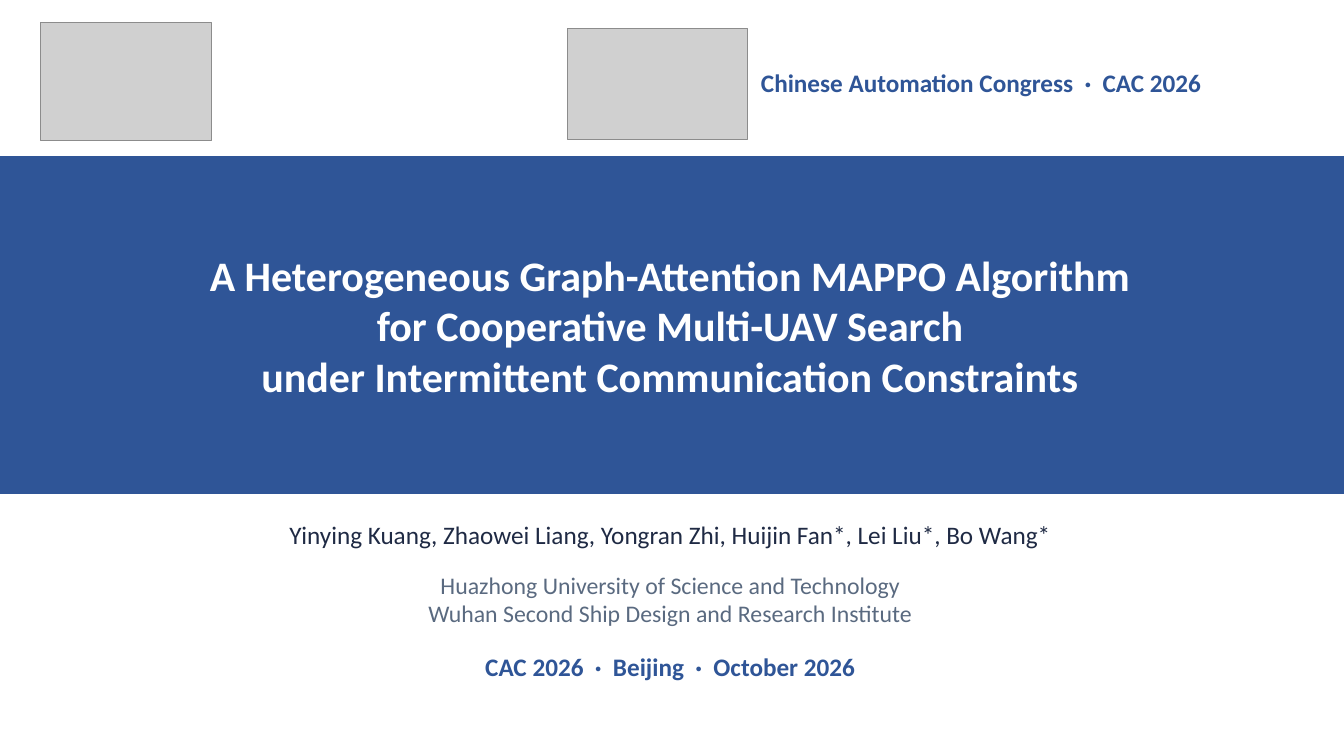
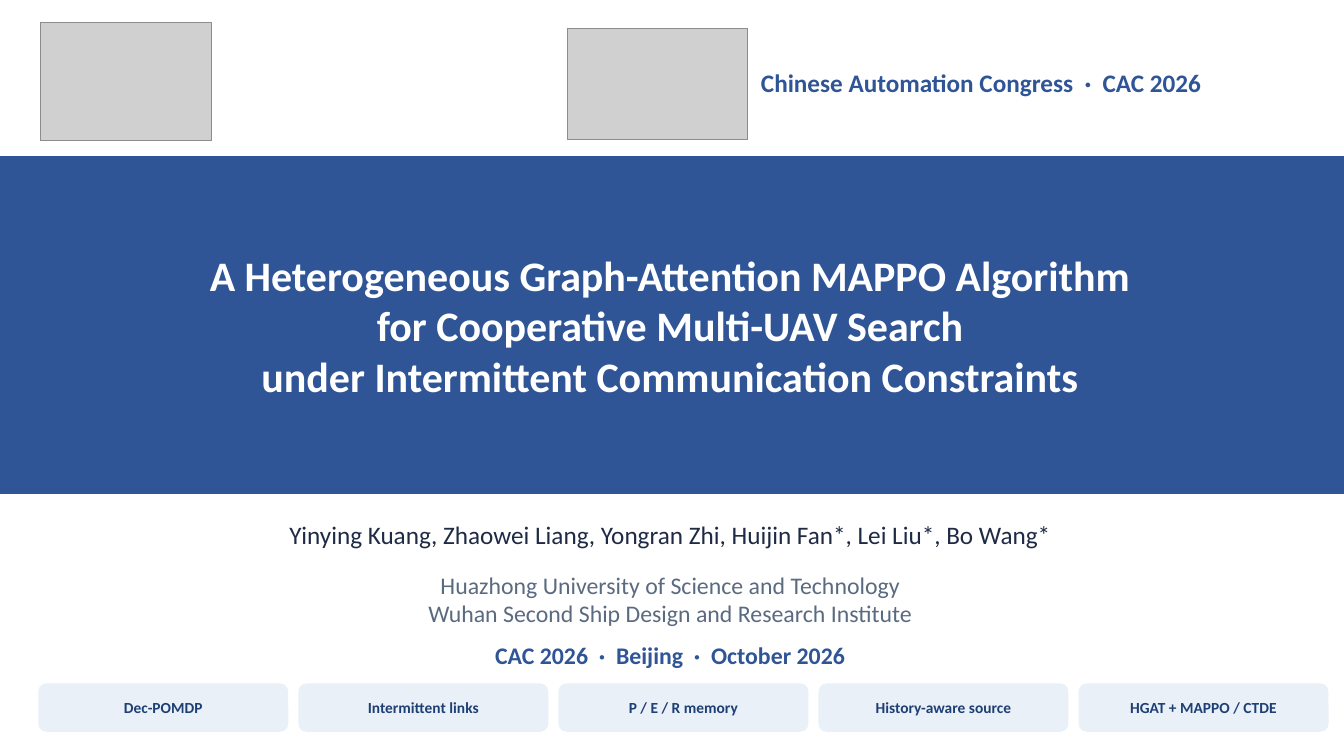
Before and after one commit to kuangyinying039/uav-swarm, a slide deck: slide 1 of presentations/IC-HGAT-MAPPO_CAC2026.pptx. Drawn at 1344x756 pixels with LibreOffice and Linux fonts; fonts in the diff are those of the drawing; grey boxes stand for pictures. Boxes give left, top, right and bottom in pixels: in the first picture for what was removed or moved away, otherwise in the second. Text is boxed around its words. In the diff, an @@ line names an element or a change of style, - is before the commit and + after.

```diff
--- a/presentations/IC-HGAT-MAPPO_CAC2026.pptx
+++ b/presentations/IC-HGAT-MAPPO_CAC2026.pptx
@@ text "CAC 2026 · Beijing · ...": place and size @@
-text "CAC 2026 · Beijing · ..." at [485,658,855,681]
+text "CAC 2026 · Beijing · ..." at [495,647,845,668]
@@ text "CAC 2026 · Beijing · ..." at [495,647,845,668]: size 18 to 17 pt @@
@@ rounded rectangle added at [38,684,288,732], fill #EAF0F8 @@
@@ rounded rectangle added at [298,684,548,732], fill #EAF0F8 @@
@@ rounded rectangle added at [559,684,809,732], fill #EAF0F8 @@
@@ rounded rectangle added at [819,684,1069,732], fill #EAF0F8 @@
@@ rounded rectangle added at [1079,684,1329,732], fill #EAF0F8 @@
@@ text added at [124,703,203,713], 11 pt, text #1E3F73, bold @@
+Dec-POMDP
@@ text added at [368,702,478,713], 11 pt, text #1E3F73, bold @@
+Intermittent links
@@ text added at [629,703,738,716], 11 pt, text #1E3F73, bold @@
+P / E / R memory
@@ text added at [876,702,1011,716], 11 pt, text #1E3F73, bold @@
+History-aware source
@@ text added at [1130,703,1276,713], 11 pt, text #1E3F73, bold @@
+HGAT + MAPPO / CTDE
```
Also in this commit, not shown: 12 other slides changed, 2 other files.
